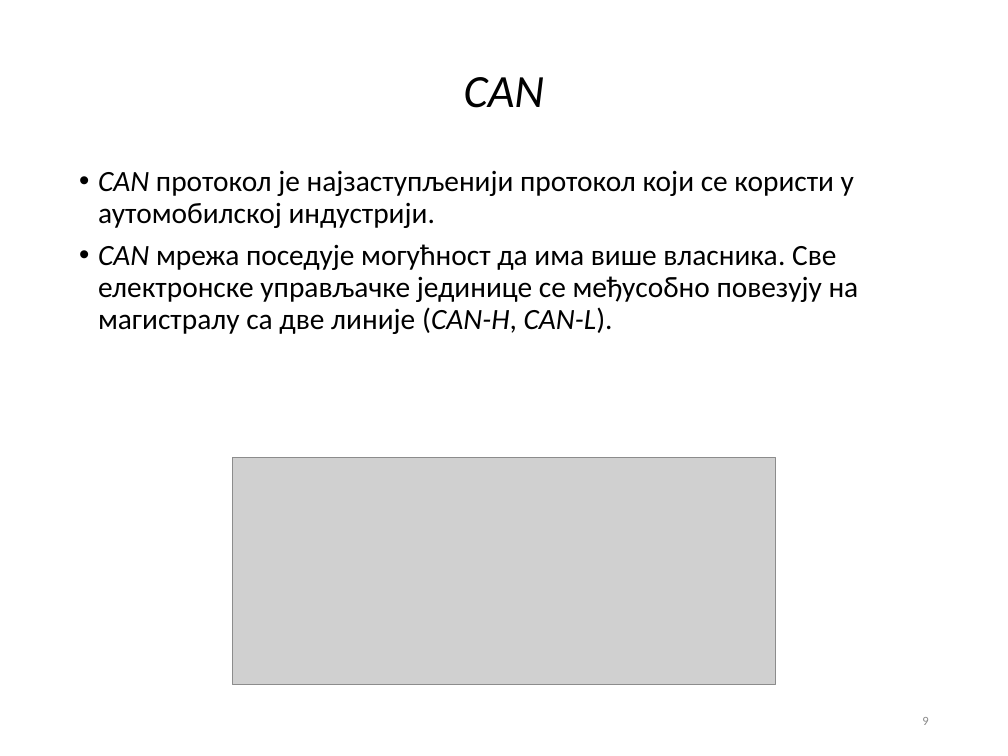
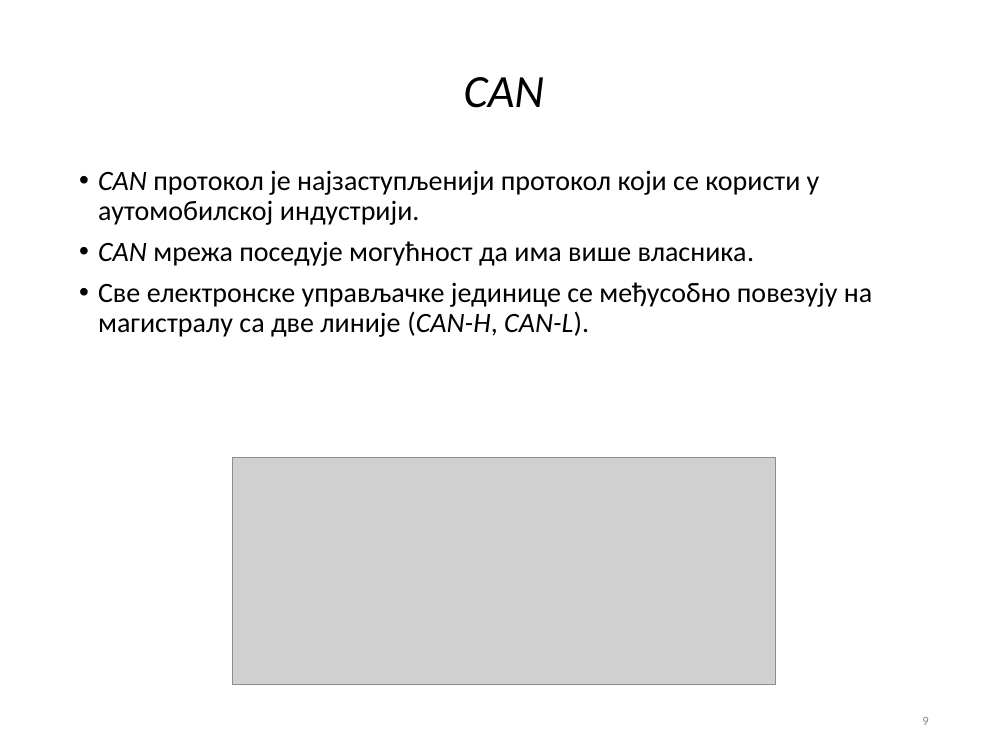
Before and after one commit to fjasic/bsc, a slide deck: slide 9 of documentation/Filip_Jasic_RA46-2014-prezentacija.ppt. Drawn at 1008x756 pixels with LibreOffice and Linux fonts; fonts in the diff are those of the drawing; grey boxes stand for pictures; background and template pictures are left out. Boxes give left, top, right and bottom in pixels: in the first picture for what was removed or moved away, otherwise in the second. Text is boxed around its words. In the diff, an @@ line names an element or a change of style, - is before the commit and + after.

```diff
--- a/documentation/Filip_Jasic_RA46-2014-prezentacija.ppt
+++ b/documentation/Filip_Jasic_RA46-2014-prezentacija.ppt
@@ text at (98,170,820,225): size 21 to 20 pt in "CAN протокол је најзаступљенији протокол који се ..." @@
@@ text at (98,241,872,337): text changed; size 21 to 20 pt @@
-• CAN мрежа поседује могућност да има више власника. Све електронске управљачке јединице се међусобно повезују на магистралу са две линије (CAN-H, CAN-L).
+• CAN мрежа поседује могућност да има више власника.
+• Све електронске управљачке јединице се међусобно повезују на магистралу са две линије (CAN-H, CAN-L).
```
Also in this commit, not shown: 5 other slides changed, 1 slide added, 1 slide removed.
